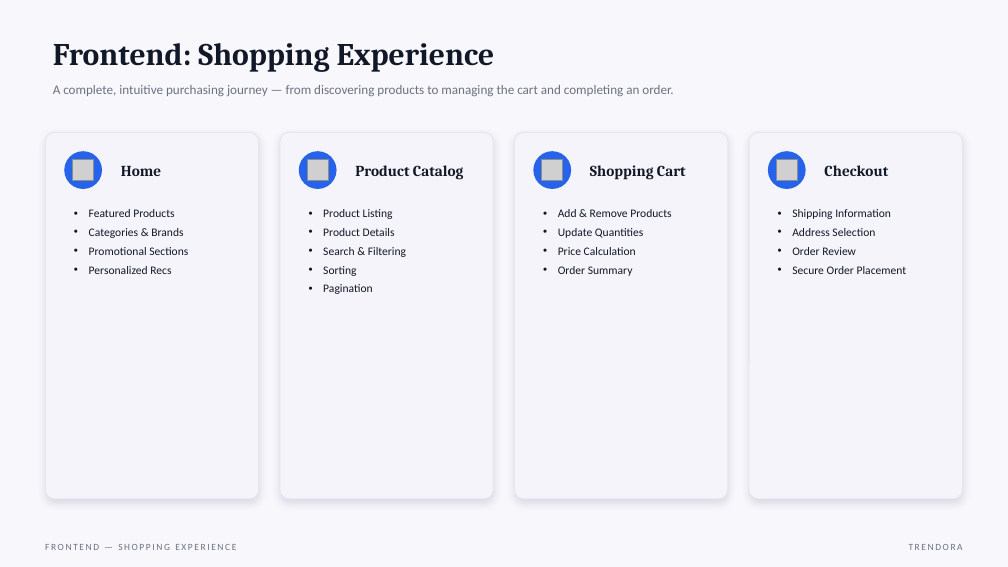
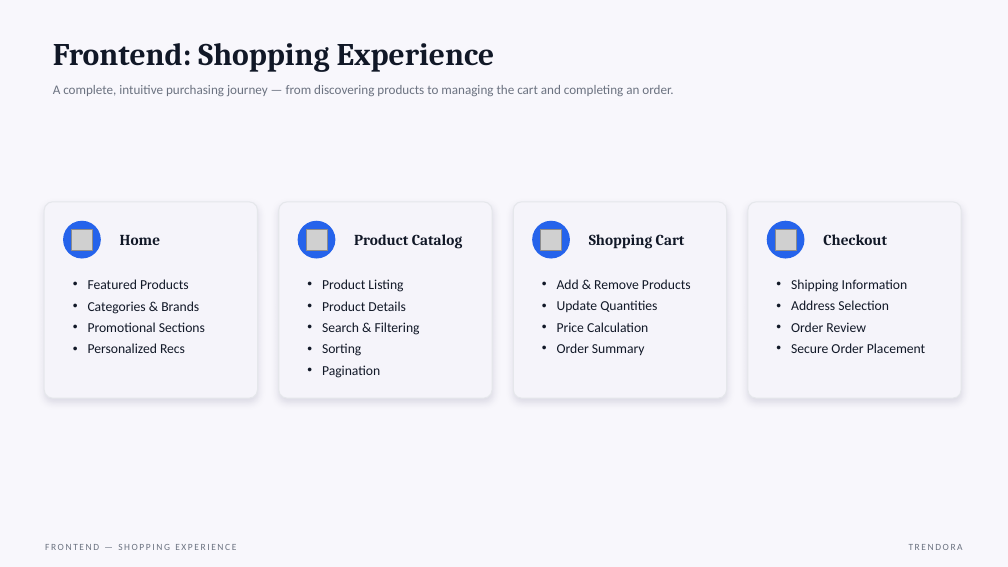
Before and after one commit to Mostafa-Elabsawy/DEPI-Graduation-Project, a slide deck: slide 10 of Presentation.pptx. Drawn at 1008x567 pixels with LibreOffice and Linux fonts; fonts in the diff are those of the drawing; grey boxes stand for pictures. Boxes give left, top, right and bottom in pixels: in the first picture for what was removed or moved away, otherwise in the second. Text is boxed around its words. In the diff, an @@ line names an element or a change of style, - is before the commit and + after.

```diff
--- a/Presentation.pptx
+++ b/Presentation.pptx
@@ rounded rectangle: place and size @@
-rounded rectangle at bbox=[45, 132, 259, 499]
+rounded rectangle at bbox=[44, 202, 257, 399]
@@ rounded rectangle: place and size @@
-rounded rectangle at bbox=[280, 132, 493, 499]
+rounded rectangle at bbox=[279, 202, 492, 399]
@@ rounded rectangle: place and size @@
-rounded rectangle at bbox=[514, 132, 727, 499]
+rounded rectangle at bbox=[513, 202, 727, 399]
@@ rounded rectangle: place and size @@
-rounded rectangle at bbox=[749, 132, 963, 499]
+rounded rectangle at bbox=[748, 202, 961, 399]
@@ 4 pictures, 4 texts, 4 ellipses: place and size @@
-4 pictures, 4 texts, 4 ellipses at bbox=[64, 151, 888, 189]
+4 pictures, 4 texts, 4 ellipses at bbox=[63, 221, 887, 259]
@@ size 11 to 13 pt in 4 elements at bbox=[557, 279, 691, 355], bbox=[791, 279, 925, 353], bbox=[322, 279, 420, 378], bbox=[88, 279, 205, 353] @@
@@ text "Featured Products": place and size @@
-text "Featured Products" at bbox=[89, 209, 188, 274]
+text "Featured Products" at bbox=[88, 279, 205, 353]
@@ text "Product Listing": place and size @@
-text "Product Listing" at bbox=[323, 209, 406, 294]
+text "Product Listing" at bbox=[322, 279, 420, 378]
@@ text "Add & Remove Products": place and size @@
-text "Add & Remove Products" at bbox=[558, 209, 671, 276]
+text "Add & Remove Products" at bbox=[557, 279, 691, 355]
@@ text "Shipping Information": place and size @@
-text "Shipping Information" at bbox=[792, 209, 907, 274]
+text "Shipping Information" at bbox=[791, 279, 925, 353]
```
Also in this commit, not shown: 14 other slides changed.
